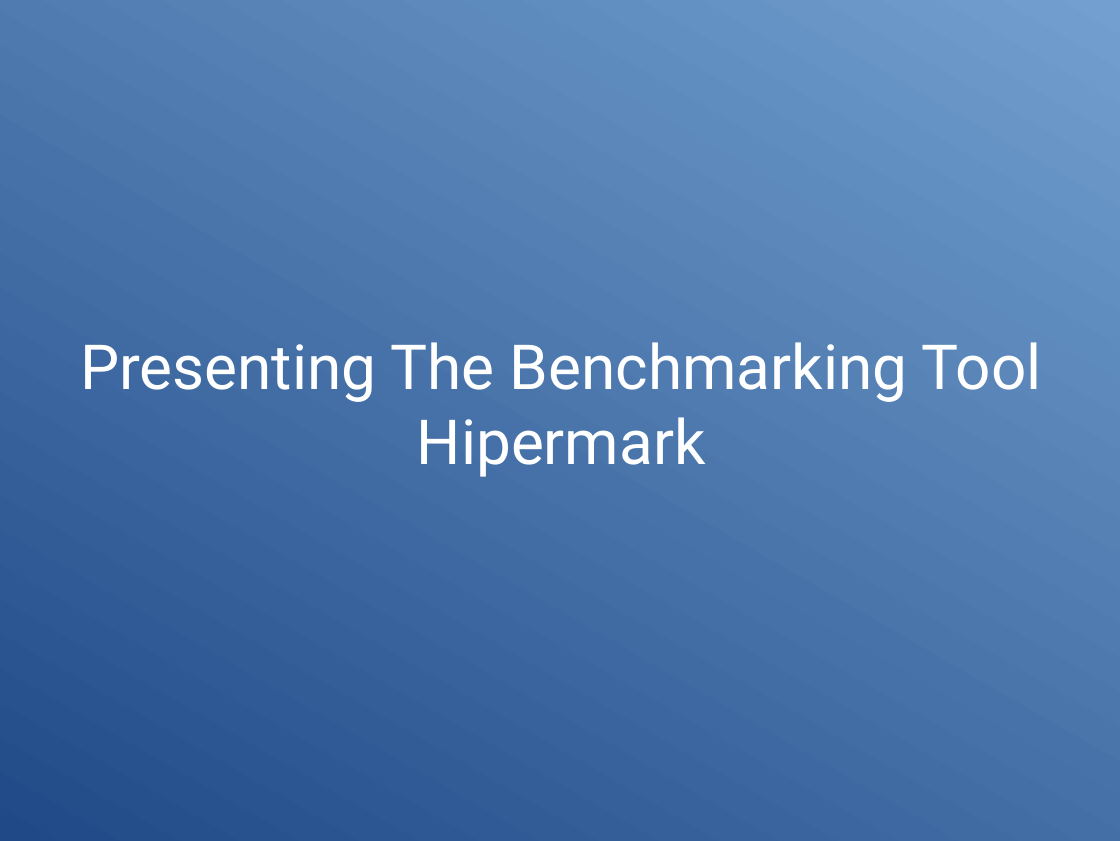
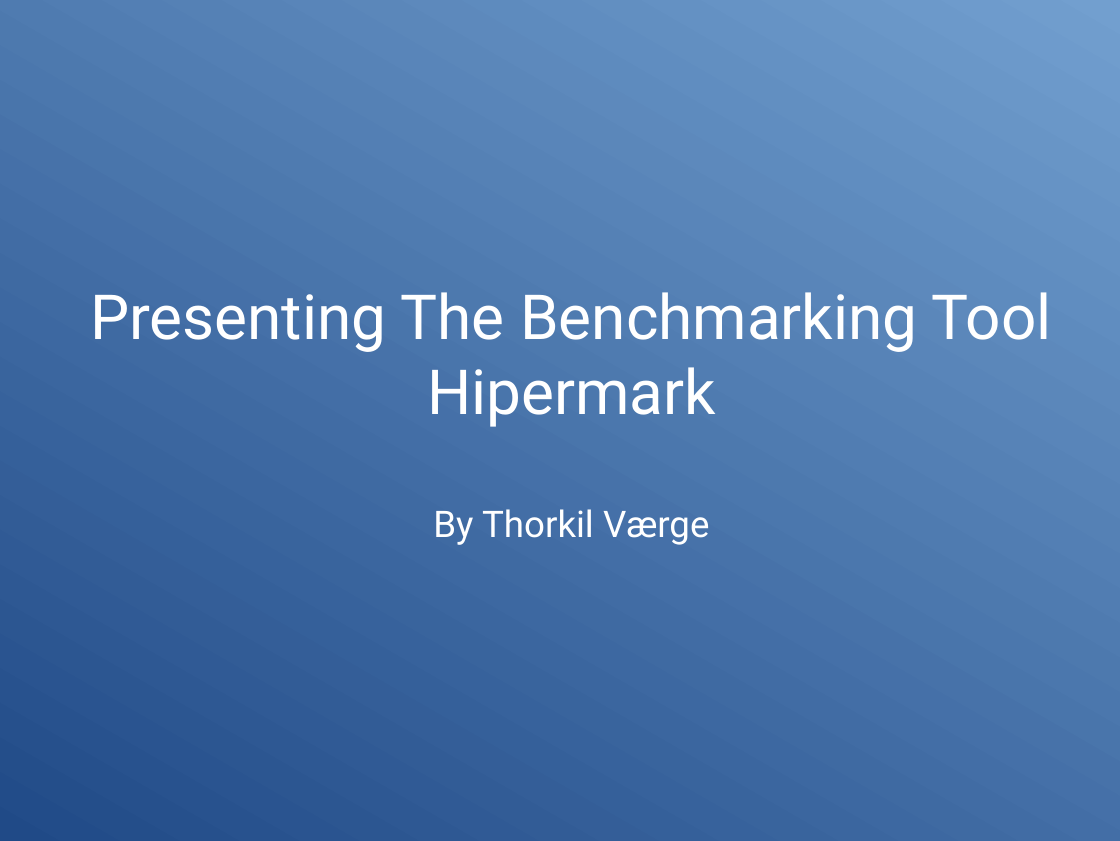
Before and after one commit to HIPERFIT/hipermark, a slide deck: slide 1 of presentation/presentation.odp. Drawn at 1120x841 pixels with LibreOffice and Linux fonts; fonts in the diff are those of the drawing. Boxes give left, top, right and bottom in pixels: in the first picture for what was removed or moved away, otherwise in the second. Text is boxed around its words. In the diff, an @@ line names an element or a change of style, - is before the commit and + after.

```diff
--- a/presentation/presentation.odp
+++ b/presentation/presentation.odp
@@ title at [90, 292, 1052, 545]: text changed @@
-Presenting The Benchmarking Tool
-Hipermark
+Presenting The Benchmarking Tool
+Hipermark
+By Thorkil Værge
```
Also in this commit, not shown: 1 other slide changed, 3 slides added, 3 slides removed, 2 other files.
